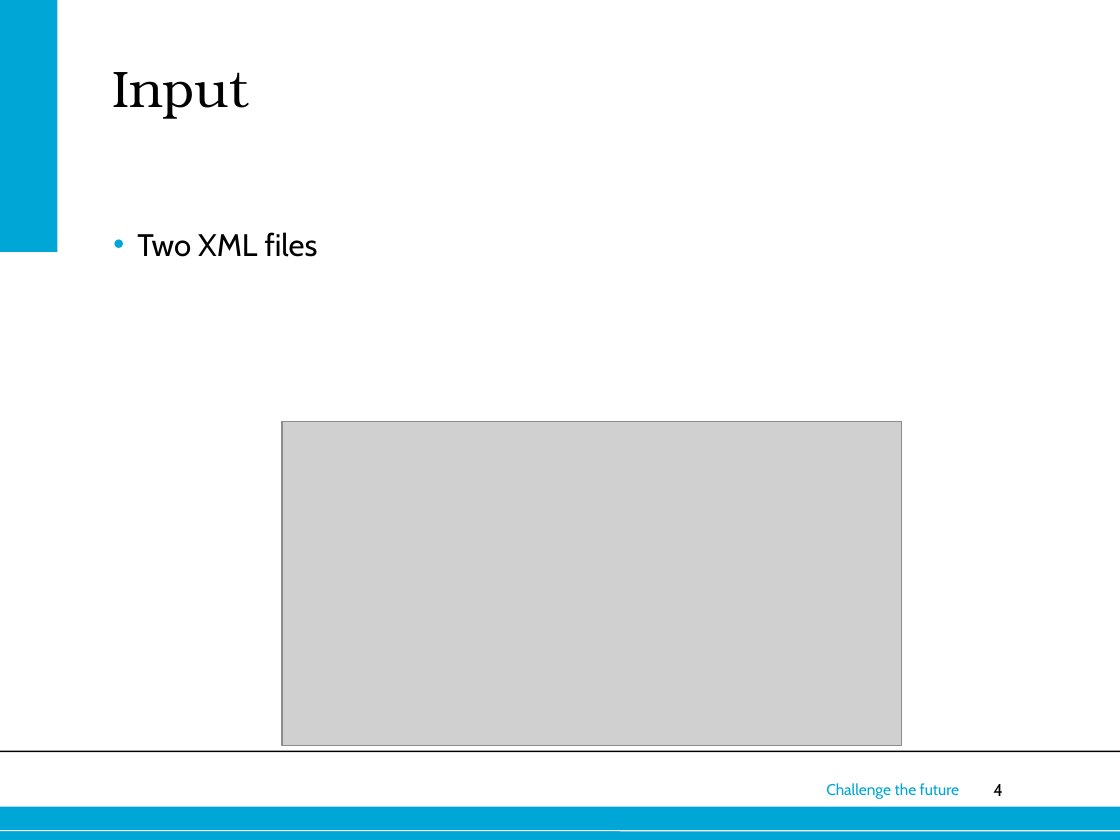
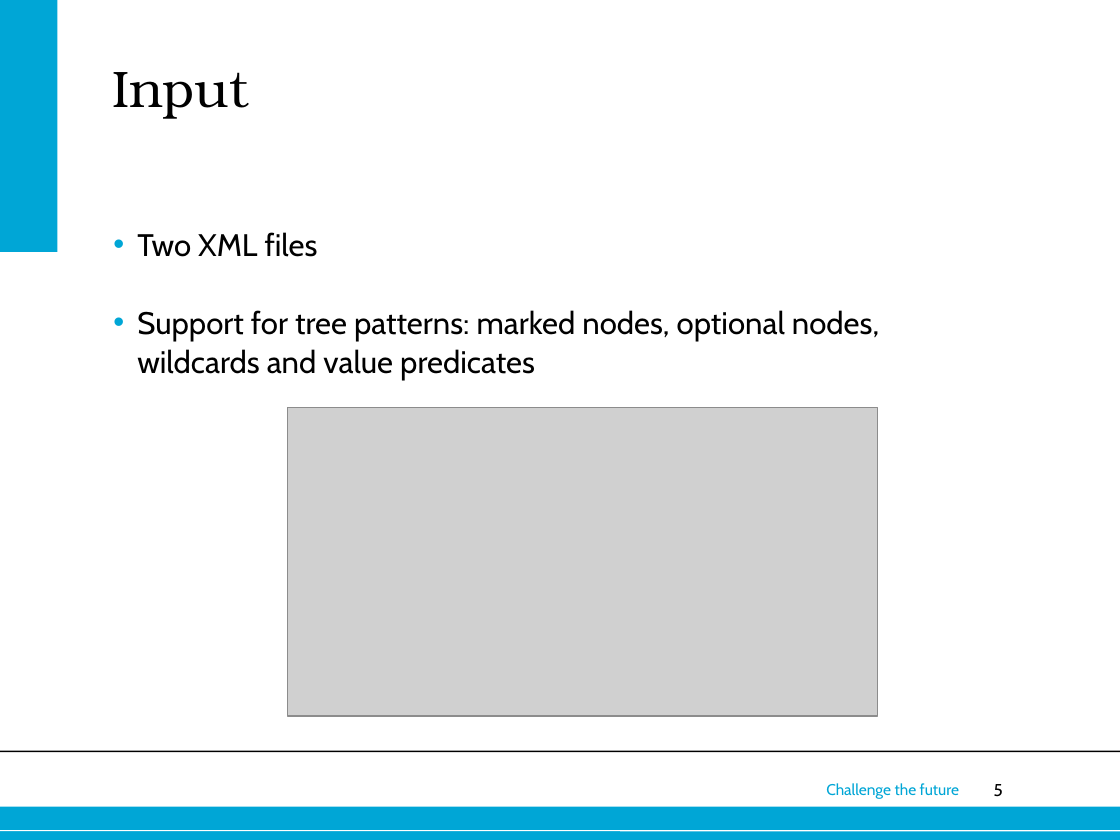
Before and after one commit to ioanajivet/wdm, a slide deck: slide 5 of presentation/presentation web.pptx (slide 4 before the commit). Drawn at 1120x840 pixels with LibreOffice and Linux fonts; fonts in the diff are those of the drawing; grey boxes stand for pictures; background and template pictures are left out. Boxes give left, top, right and bottom in pixels: in the first picture for what was removed or moved away, otherwise in the second. Text is boxed around its words. In the diff, an @@ line names an element or a change of style, - is before the commit and + after.

Commit message:
presentation updated

```diff
--- a/presentation/presentation web.pptx
+++ b/presentation/presentation web.pptx
@@ text at box(137, 310, 879, 380): paragraph added @@
+• Support for tree patterns: marked nodes, optional nodes, wildcards and value predicates
@@ picture: place and size @@
-picture at box(282, 421, 902, 745)
+picture at box(287, 408, 877, 716)
@@ page number at box(994, 784, 1003, 797): text changed @@
-4
+5
```
Also in this commit, not shown: 4 other slides changed, 4 slides added, 5 slides removed.
